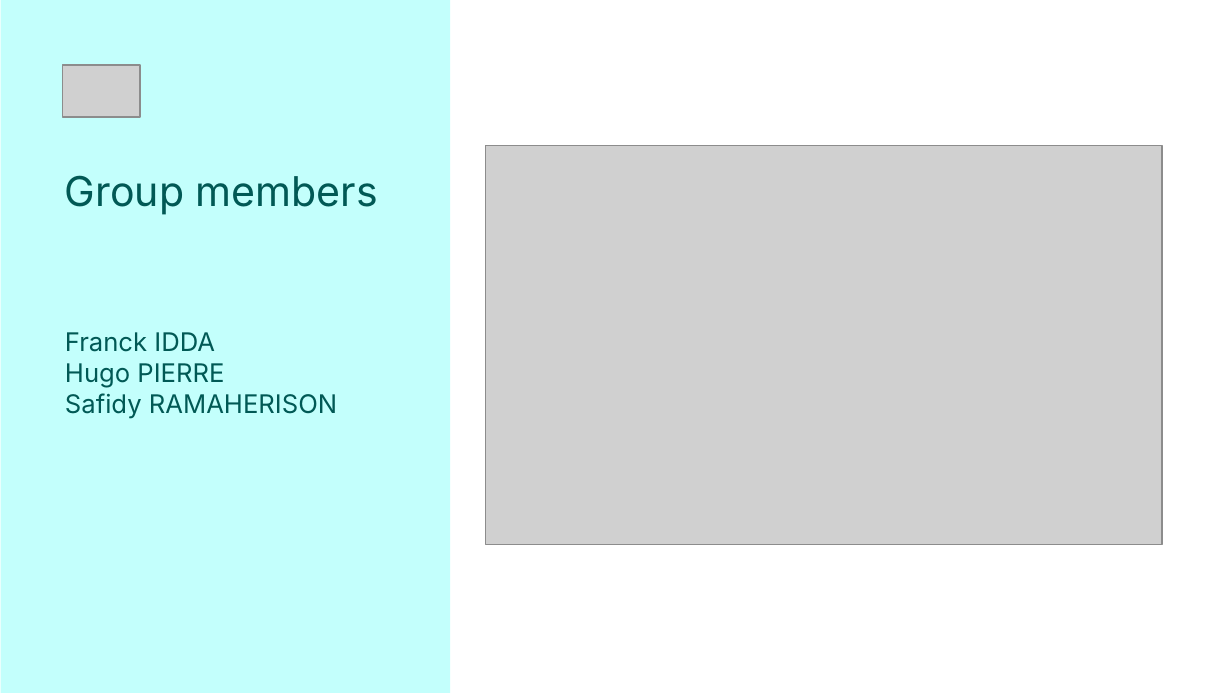
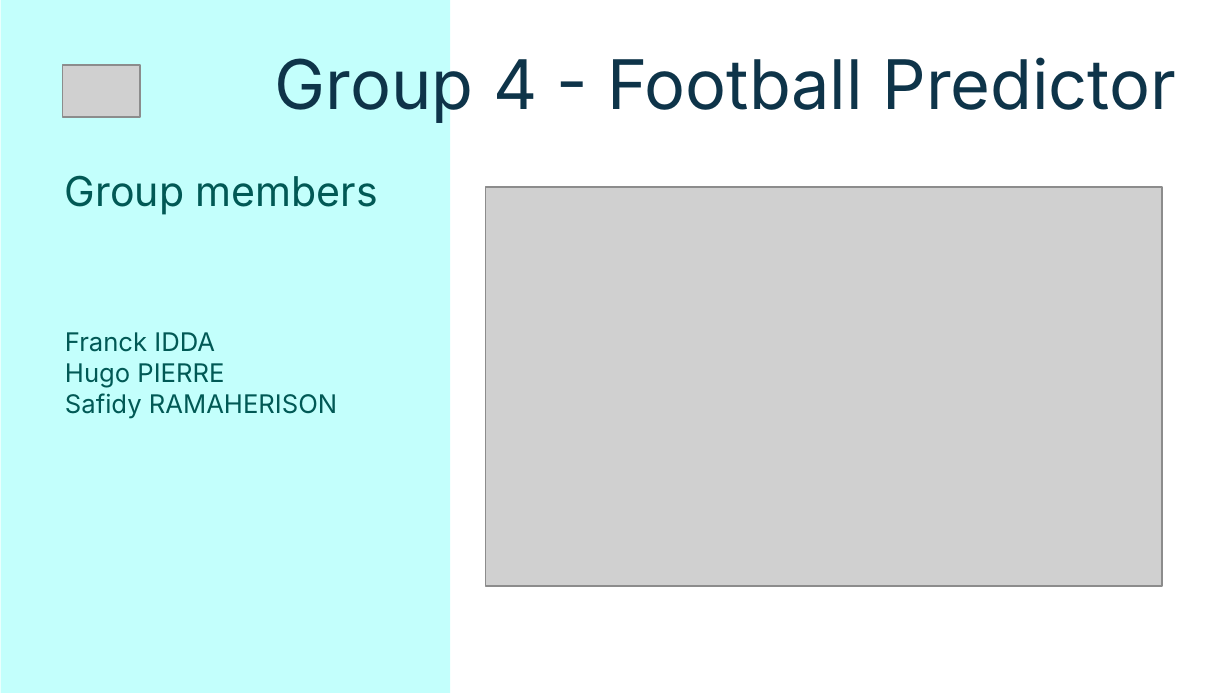
Before and after one commit to kinpintouche-star/football-predictor, a slide deck: slide 1 of docs/FootballPredictorDemoDay20260803.pptx (slide 2 before the commit). Drawn at 1232x693 pixels with LibreOffice and Linux fonts; fonts in the diff are those of the drawing; grey boxes stand for pictures. Boxes give left, top, right and bottom in pixels: in the first picture for what was removed or moved away, otherwise in the second. Text is boxed around its words. In the diff, an @@ line names an element or a change of style, - is before the commit and + after.

```diff
--- a/docs/FootballPredictorDemoDay20260803.pptx
+++ b/docs/FootballPredictorDemoDay20260803.pptx
@@ text added at (x1=275, y1=51, x2=1176, y2=124), 40 pt, text #0E3449 @@
+Group 4 - Football Predictor
@@ picture moved from (x1=485, y1=145, x2=1162, y2=545) to (x1=485, y1=187, x2=1162, y2=586) @@
```
Also in this commit, not shown: 1 slide removed.
